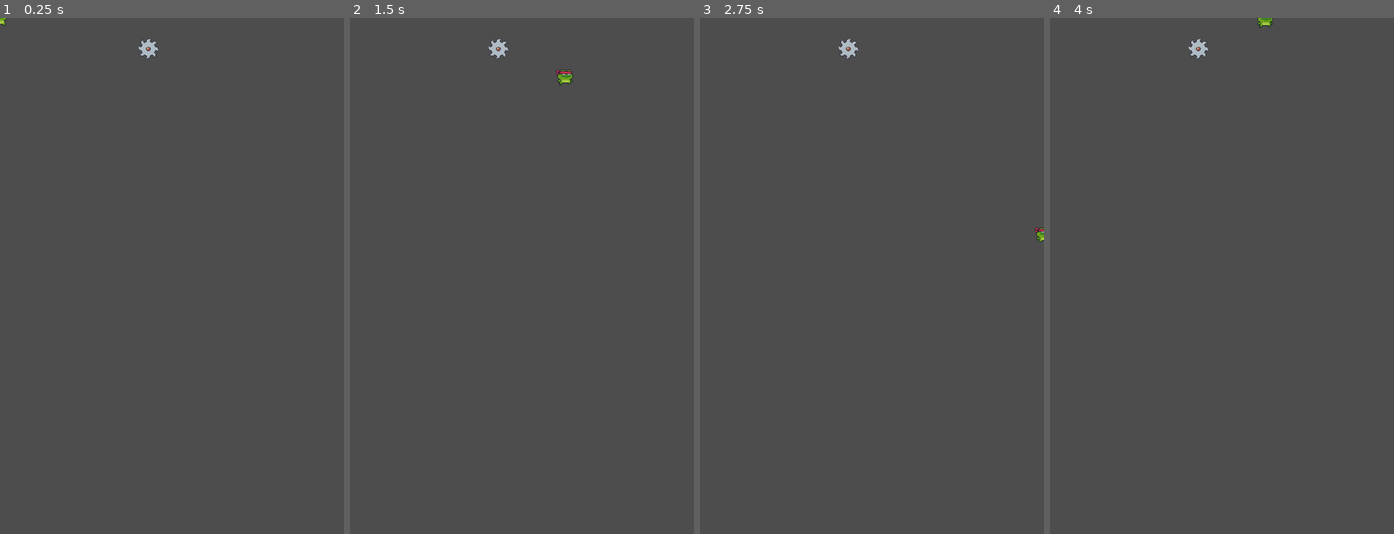
Above: before the commit, frames 1-4 (left to right).
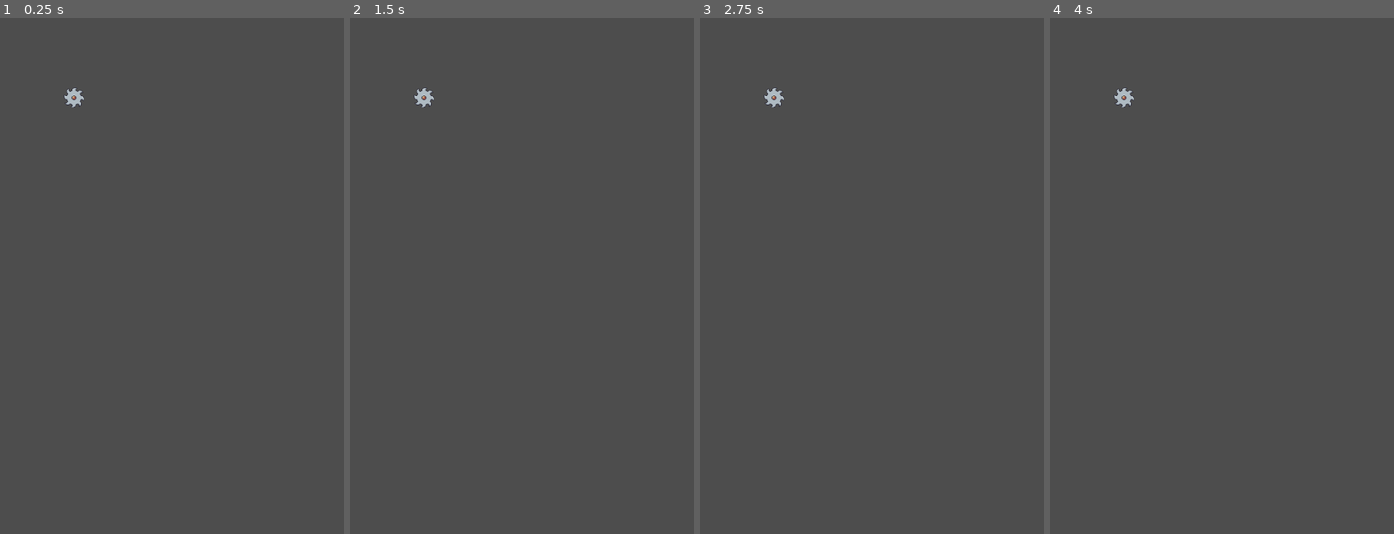
Above: after the commit, the same moments.

Repository: Imphalda/Simple-Godot-Project
Game: Godot game, scene res://main.tscn
The game is run twice, just before and just after one commit, with the same random seed, the same clock (stepped at 60 frames per second) and the same inputs. The project has no main scene, so this scene is started directly.
Inputs:
- Up to frame 1 (0.25 s): no input
- Up to frame 2 (1.5 s): tap Enter at 0.5 s; hold Right (move_right) 0.53-1.28 s; hold Down (move_down) from 1.28 s (still down)
- Up to frame 3 (2.75 s): release Down (move_down) at 2.03 s; hold Right (move_right) from 2.03 s (still down)
- Up to frame 4 (4 s): tap Space at 2.75 s; release Right (move_right) at 2.78 s; hold Up (move_up) 2.78-3.53 s; hold Left (move_left) from 3.53 s (still down)

The runs differ from the first frame. In frame 1, 0.3% of the frame differs, in the area x 0-47%, y 0-18%; in frame 2, 0.4%, in the area x 18-65%, y 4-18%; in frame 3, 0.3%; in frame 4, 0.3%.

Commit message:
Starting Player and Mob Collisions

Diff:
--- a/mob.tscn
+++ b/mob.tscn
@@ -1,7 +1,7 @@
-[gd_scene load_steps=13 format=3 uid="uid://dcydsx62bl3w5"]
+[gd_scene load_steps=13 format=3 uid="uid://3hb1xvktmyxr"]
 
 [ext_resource type="Script" path="res://mob.gd" id="1_dx4ir"]
-[ext_resource type="Texture2D" uid="uid://8a763mim6hbs" path="res://Assets/Free/Traps/Saw/On (38x38).png" id="2_edm13"]
+[ext_resource type="Texture2D" uid="uid://8a763mim6hbs" path="res://Assets/Traps/Saw/On (38x38).png" id="2_edm13"]
 
 [sub_resource type="AtlasTexture" id="AtlasTexture_6hpw8"]
 atlas = ExtResource("2_edm13")
@@ -68,23 +68,25 @@
 }]
 
 [sub_resource type="CircleShape2D" id="CircleShape2D_wpg17"]
-radius = 14.0
+radius = 15.0
 
 [node name="Mob" type="RigidBody2D"]
+position = Vector2(103, 111)
 collision_mask = 0
 gravity_scale = 0.0
 script = ExtResource("1_dx4ir")
+metadata/_edit_group_ = true
 
 [node name="animation_Mob" type="AnimatedSprite2D" parent="."]
-position = Vector2(207, 43)
+position = Vector2(0.25, 0.25)
 scale = Vector2(0.75, 0.75)
 sprite_frames = SubResource("SpriteFrames_bmfqd")
 frame_progress = 0.304495
 
 [node name="collision_Mob" type="CollisionShape2D" parent="."]
-position = Vector2(207, 43)
+position = Vector2(0.25, 0.25)
 shape = SubResource("CircleShape2D_wpg17")
 
-[node name="visible_Mob" type="VisibleOnScreenEnabler2D" parent="."]
-position = Vector2(207, 43)
-scale = Vector2(1.2, 1.3)
+[node name="VisibleOnScreenNotifier2D" type="VisibleOnScreenNotifier2D" parent="."]
+position = Vector2(0.249989, 0.249992)
+scale = Vector2(1.4, 1.4)
--- a/player.gd
+++ b/player.gd
@@ -1,10 +1,12 @@
 extends Area2D
+signal hit
 @export var speed = 400
 var screen_size
 
 # Called when the node enters the scene tree for the first time.
 func _ready() -> void:
 	screen_size = get_viewport_rect().size
+	hide()
 
 
 # Called every frame. 'delta' is the elapsed time since the previous frame.
@@ -27,3 +29,18 @@
 
 	position += velocity * delta
 	position = position.clamp(Vector2.ZERO, screen_size)
+
+	if velocity.x != 0:
+		$AnimatedSprite2D.animation = "walk"
+		$AnimatedSprite2D.flip_h = velocity.x < 0
+
+
+func _on_body_entered(body: Node2D) -> void:
+	hide()
+	hit.emit()
+	$CollisionShape2D.set_deferred("disabled", true)
+
+func start(pos):
+	position = pos
+	show()
+	$CollisionShape2D.disabled = false
--- a/player.tscn
+++ b/player.tscn
@@ -112,7 +112,9 @@
 radius = 12.0
 
 [node name="Player" type="Area2D"]
+position = Vector2(215, 236)
 script = ExtResource("1_7co8w")
+metadata/_edit_group_ = true
 
 [node name="AnimatedSprite2D" type="AnimatedSprite2D" parent="."]
 position = Vector2(-0.25, -0.72)
@@ -122,4 +124,3 @@
 
 [node name="CollisionShape2D" type="CollisionShape2D" parent="."]
 shape = SubResource("CapsuleShape2D_s4xnm")
-metadata/_edit_group_ = true
